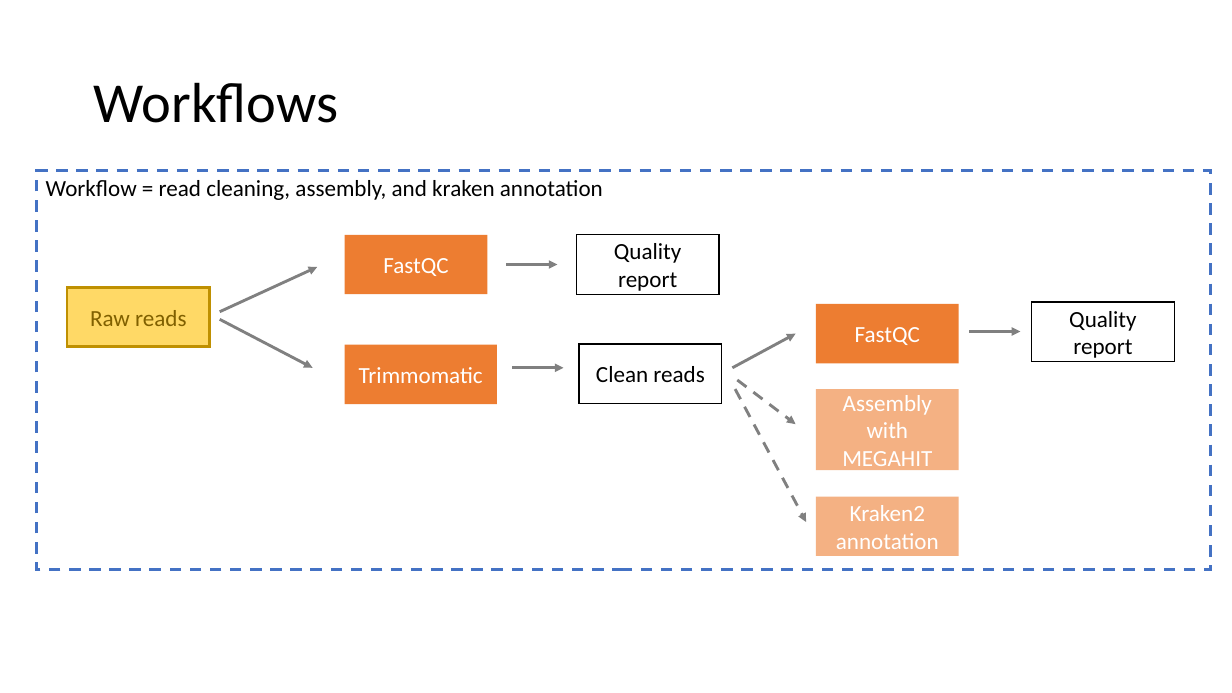
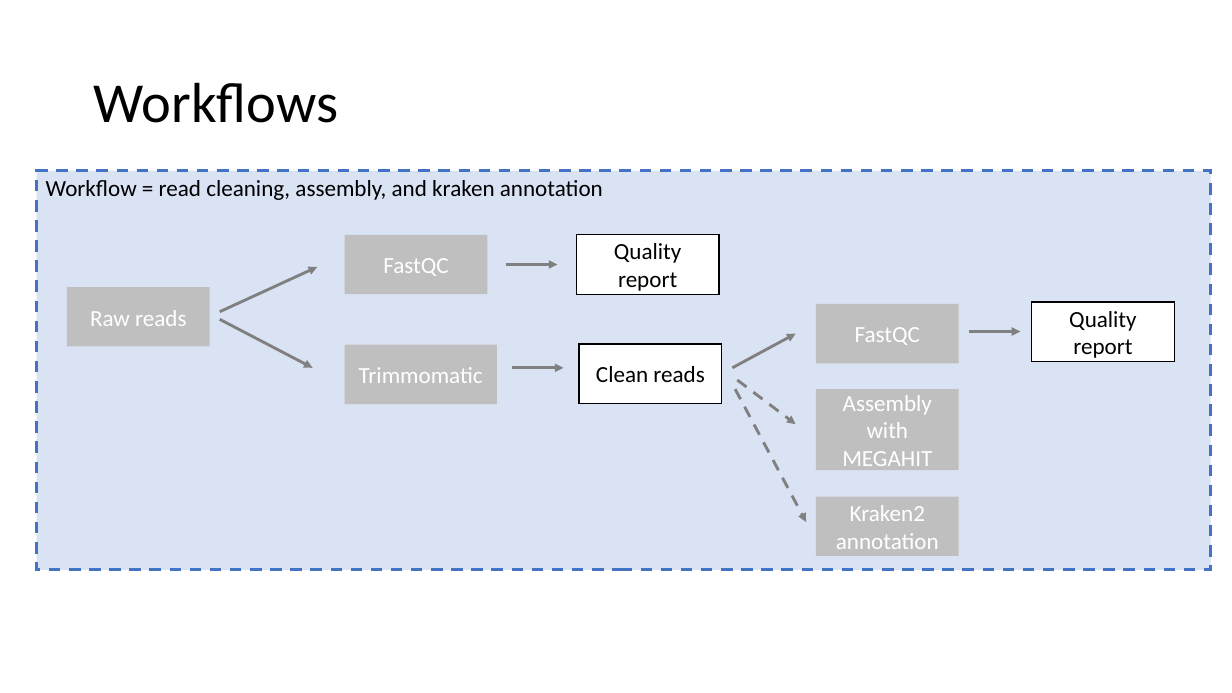
Before and after one commit to hurwitzlab/nextflow_crash_course, a slide deck: slide 15 of day1_material/slides/day1.pptx (slide 16 before the commit). Drawn at 1232x693 pixels with LibreOffice and Linux fonts; fonts in the diff are those of the drawing. Boxes give left, top, right and bottom in pixels: in the first picture for what was removed or moved away, otherwise in the second. Text is boxed around its words. In the diff, an @@ line names an element or a change of style, - is before the commit and + after.

```diff
--- a/day1_material/slides/day1.pptx
+++ b/day1_material/slides/day1.pptx
@@ rectangle at (37, 171, 1212, 570): fill none to #DAE3F3 @@
@@ rectangle "Raw reads" at (67, 287, 210, 347): text colour #806000 to #FFFFFF; fill #FFD966 to #BFBFBF; outline #BF9001 2.25 pt to none @@
@@ fill #ED7D31 to #BFBFBF in 3 elements at (345, 235, 488, 294), (345, 345, 497, 404), (816, 304, 959, 363) @@
@@ rectangle "Assembly with MEGAHIT" at (816, 389, 959, 470): fill #F4B183 to #BFBFBF @@
@@ rectangle "Kraken2 annotation" at (816, 496, 959, 555): fill #F4B183 to #BFBFBF @@
```
Also in this commit, not shown: 7 other slides changed, 7 slides added, 3 slides removed, 25 other files.
